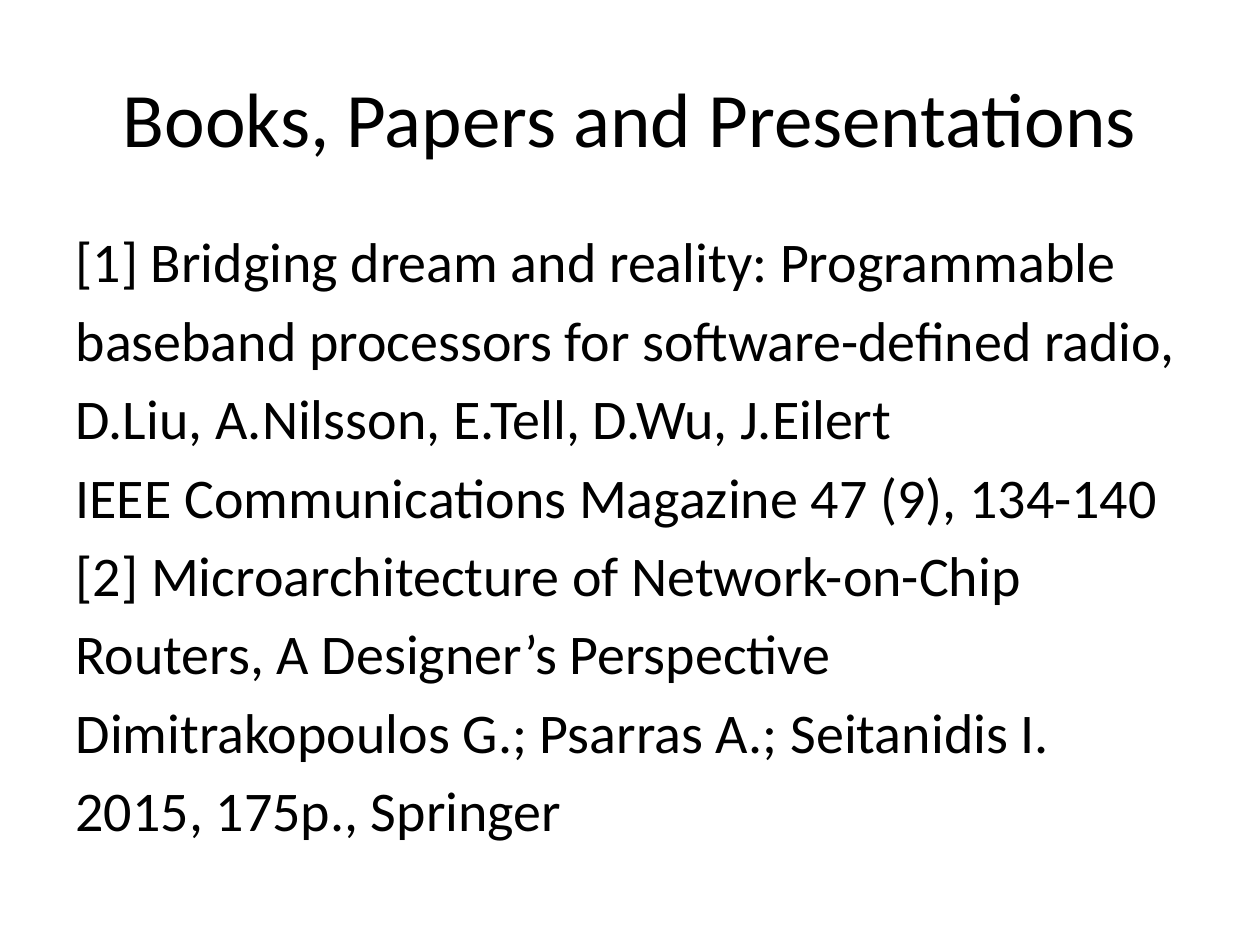
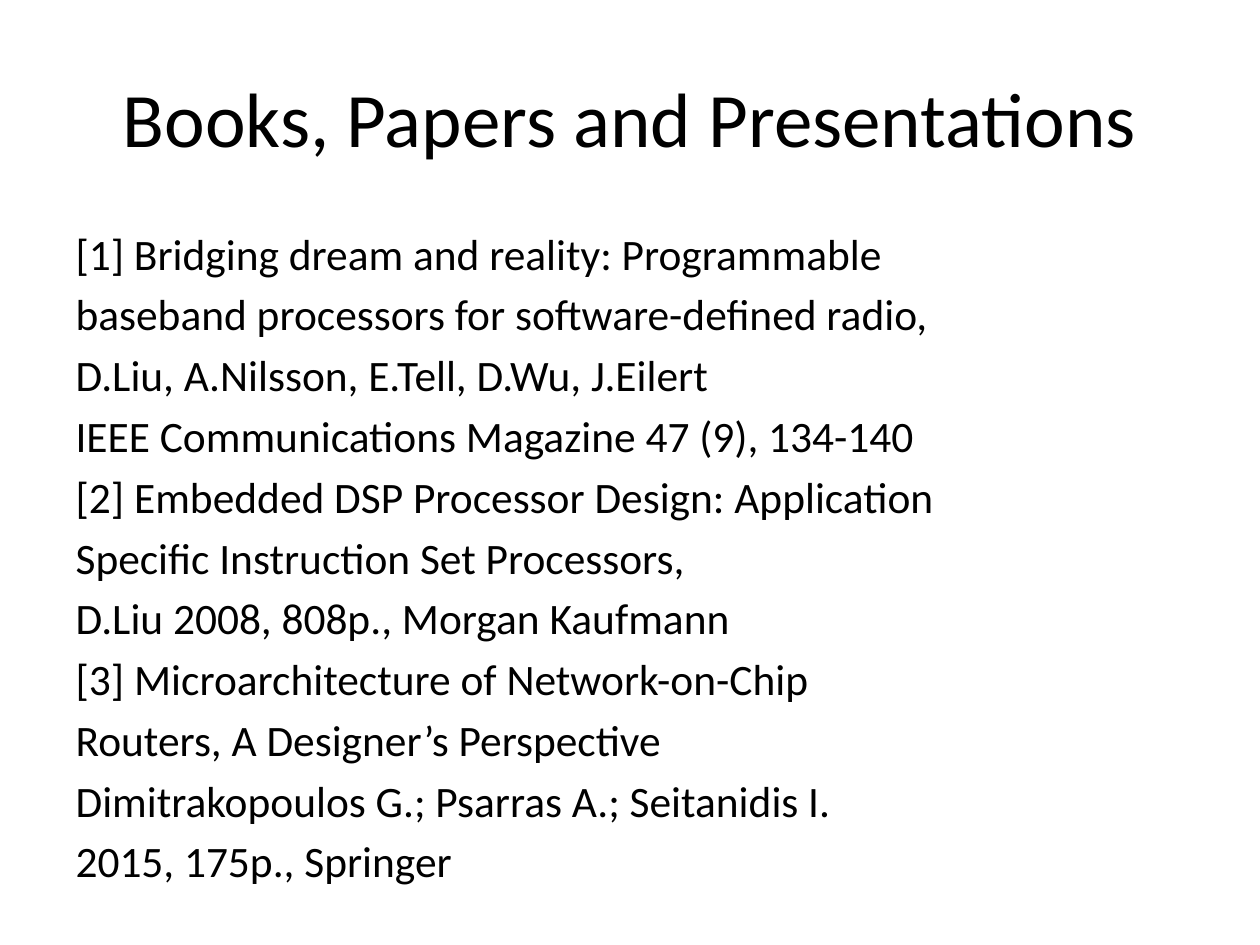
Before and after one commit to timurkelin/simsimd, a slide deck: slide 118 of doc/simsimd.pptx. Drawn at 1260x945 pixels with LibreOffice and Linux fonts; fonts in the diff are those of the drawing; background and template pictures are left out. Boxes give left, top, right and bottom in pixels: in the first picture for what was removed or moved away, otherwise in the second. Text is boxed around its words. In the diff, an @@ line names an element or a change of style, - is before the commit and + after.

```diff
--- a/doc/simsimd.pptx
+++ b/doc/simsimd.pptx
@@ text at (x1=76, y1=238, x2=927, y2=824): size 32 to 24.8 pt in "[1] Bridging dream and reality: Programmable", "baseband processors for software-defined radio,", "D.Liu, A.Nilsson, E.Tell, D.Wu, J.Eilert", "IEEE Communications Magazine 47 (9), 134-140" and 3 more places; less space between paragraphs @@
@@ text at (x1=76, y1=481, x2=933, y2=702): text changed; size 32 to 24.8 pt @@
-[2] Microarchitecture of Network-on-Chip
+[2] Embedded DSP Processor Design: Application
+Specific Instruction Set Processors,
+D.Liu 2008, 808p., Morgan Kaufmann
+[3] Microarchitecture of Network-on-Chip
```
Also in this commit, not shown: 8 other slides changed, 3 other files.
